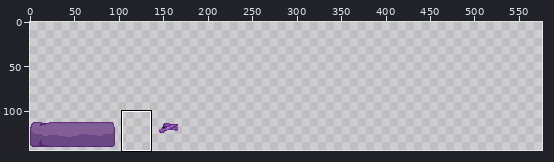
File history of a pixel-art file, aseprite/miner-grid-2.aseprite. The first picture is a wide view before the edit; the outline marks the close-up.
Close-up. Before:
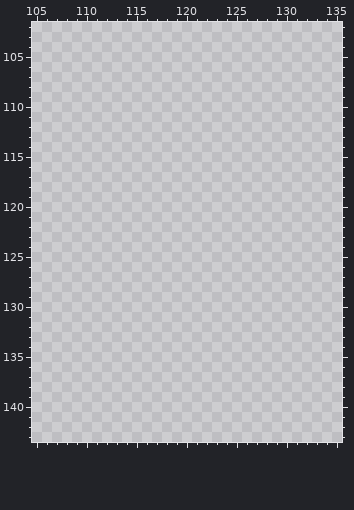
576x144 pixels, 1 frame. Shown: x 105..135, y 102..143. The commit also changed other parts of the picture, which this record leaves out.
And afterwards:
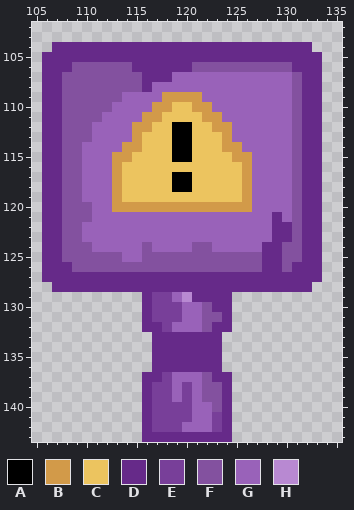
Palette (. is transparent): A #000000  B #d29a49  C #ecc45f  D #662a89  E #783f99  F #83519f  G #9962b9  H #b889d2
The edit:
layer "Layer" now shown
Changed rows in their new state; - is an unchanged pixel.
Layer "Layer":
first column x 106:
104 -DDDDDDDDDDDDDDDDDDDDDDDDDD-
105 DDDDDDDDDDDDDDDDDDDDDDDDDDDD
106 DDDFFFFFFDDDDDDFFFFFFFFFFDDD
107 DDFFFFFFFFDDDGGGGGGGGGGGGFDD
108 DDFFFFFFFFDGGGGGGGGGGGGGGFDD
109 DDFFFFFFGGGGBBBBGGGGGGGGGFDD
110 DDFFFFFGGGGBBCCBBGGGGGGGGFDD
111 DDFFFFGGGGBBCCCCBBGGGGGGGFDD
112 DDFFFGGGGBBCCAACCBBGGGGGGFDD
113 DDFFFGGGGBCCCAACCCBGGGGGGFDD
114 DDFFGGGGBBCCCAACCCBBGGGGGFDD
115 DDFFGGGBBCCCCAACCCCBBGGGGFDD
116 DDFFGGGBCCCCCCCCCCCCBGGGGFDD
117 DDFFGGGBCCCCCAACCCCCBGGGGFDD
118 DDFFGGGBCCCCCAACCCCCBGGGGFDD
119 DDFFGGGBCCCCCCCCCCCCBGGGGFDD
120 DDFFFGGBBBBBBBBBBBBBBGGGGFDD
121 DDFFFGGGGGGGGGGGGGGGGGGDGFDD
122 DDFFGGGGGGGGGGGGGGGGGGGDDFDD
123 DDFFGGGGGGGGGGGGGGGGGGGDDFDD
124 DDFFFGGGGGFGGGGFFGGGGGDDFFDD
125 DDFFFFFFGGFFFFFFFFFFFFDDFFDD
126 DDDFFFFFFFFFFFFFFFFFFFDDFDDD
127 DDDDDDDDDDDDDDDDDDDDDDDDDDDD
128 -DDDDDDDDDDDDDDDDDDDDDDDDDD-
129 ----------DEEGHDDDD---------
130 ----------DEEEGGFDD---------
131 ----------DEEEGGFFD---------
132 ----------DDEGGGFDD---------
133 -----------DDDDDDD----------
134 -----------DDDDDDD----------
135 -----------DDDDDDD----------
136 -----------DDDDDDD----------
137 ----------DDEGGGFDD---------
138 ----------DEEGEGFFD---------
139 ----------DEEGEGFFD---------
140 ----------DEEEEGGFD---------
141 ----------DEEEEGGED---------
142 ----------DEEEGGGED---------
143 ----------DDDDDDDDD---------
Where, in picture pixels (left, top, right, bottom), the same in both close-ups:
added: (42, 42, 322, 442)
